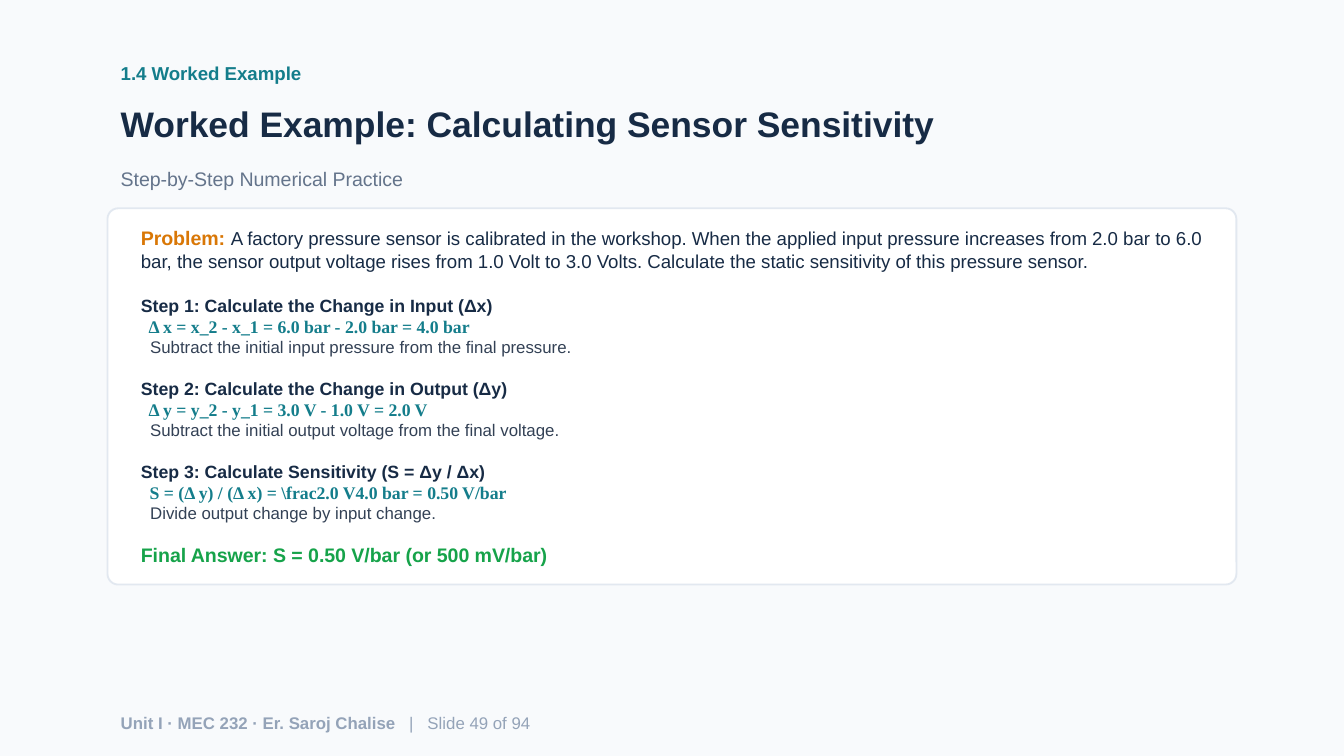
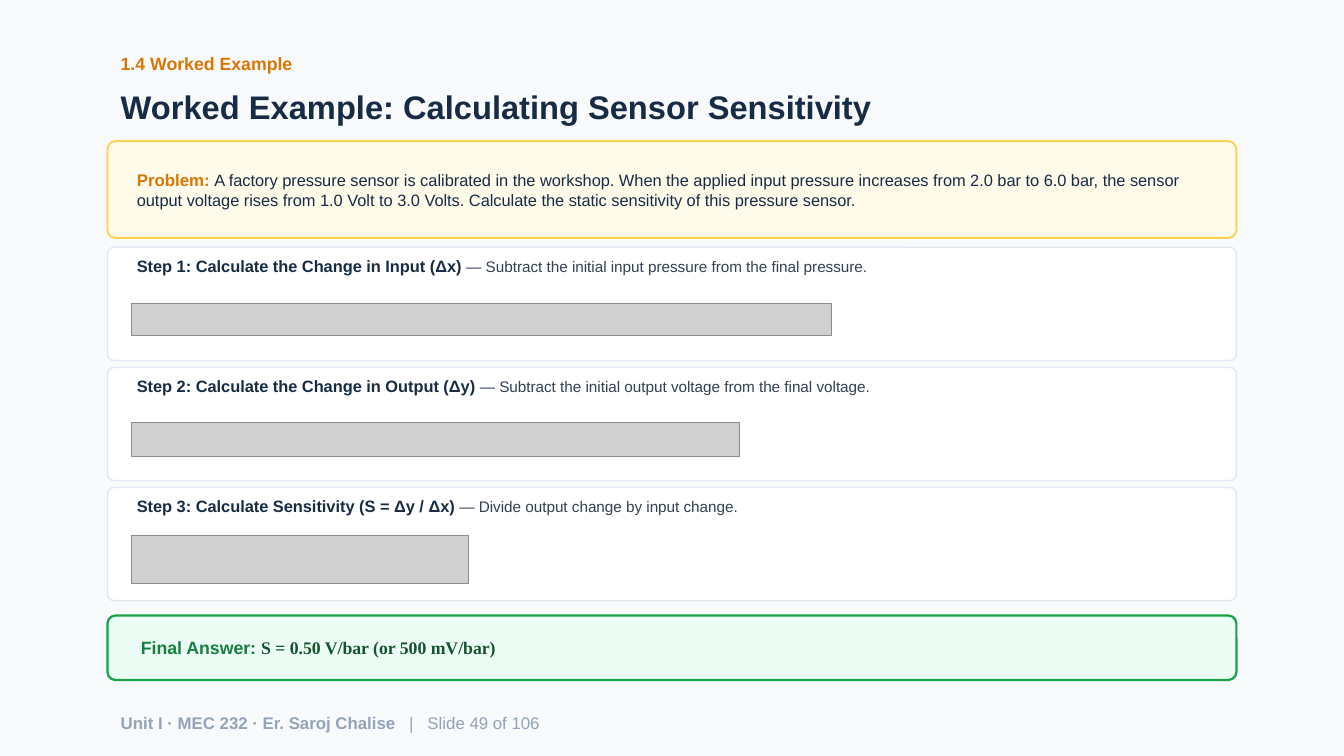
Before and after one commit to chalisesaroj/learnfromsaroj, a slide deck: slide 49 of Unit1_Fundamentals_of_Measurement_Systems.pptx. Drawn at 1344x756 pixels with LibreOffice and Linux fonts; fonts in the diff are those of the drawing; grey boxes stand for pictures. Boxes give left, top, right and bottom in pixels: in the first picture for what was removed or moved away, otherwise in the second. Text is boxed around its words. In the diff, an @@ line names an element or a change of style, - is before the commit and + after.

```diff
--- a/Unit1_Fundamentals_of_Measurement_Systems.pptx
+++ b/Unit1_Fundamentals_of_Measurement_Systems.pptx
@@ text "1.4 Worked Example": place and size @@
-text "1.4 Worked Example" at [121,66,302,84]
+text "1.4 Worked Example" at [121,57,293,74]
@@ text "1.4 Worked Example" at [121,57,293,74]: size 10 to 9.5 pt, text colour #147D8B to #D97706 @@
@@ text "Worked Example: Calculating Sensor Sensitivity": place and size @@
-text "Worked Example: Calculating Sensor Sensitivity" at [121,111,934,145]
+text "Worked Example: Calculating Sensor Sensitivity" at [121,95,871,125]
@@ text "Worked Example: Calculating Sensor Sensitivity" at [121,95,871,125]: size 19 to 17.5 pt @@
@@ rounded rectangle: place and size @@
-rounded rectangle at [121,172,403,190]
+rounded rectangle at [108,141,1236,238]
@@ rounded rectangle at [108,141,1236,238]: fill none to #FFFBEB; outline none to #FCD34D 1 pt @@
@@ text in rounded rectangle at [121,172,403,190]: text removed @@
-Step-by-Step Numerical Practice
@@ text added at [137,173,1179,209], 8.8 pt, text #172B45 @@
+Problem: A factory pressure sensor is calibrated in the workshop. When the applied input pressure increases from 2.0 bar to 6.0 bar, the sensor output voltage rises from 1.0 Volt to 3.0 Volts. Calculate the static sensitivity of this pressure sensor.
@@ text removed at [141,230,1202,566] @@
-Problem: A factory pressure sensor is calibrated in the workshop. When the applied input pressure increases from 2.0 bar to 6.0 bar, the sensor output voltage rises from 1.0 Volt to 3.0 Volts. Calculate the static sensitivity of this pressure sensor.
-Step 1: Calculate the Change in Input (Δx)
-Δ x = x_2 - x_1 = 6.0 bar - 2.0 bar = 4.0 bar
-Subtract the initial input pressure from the final pressure.
-Step 2: Calculate the Change in Output (Δy)
-Δ y = y_2 - y_1 = 3.0 V - 1.0 V = 2.0 V
-Subtract the initial output voltage from the final voltage.
-Step 3: Calculate Sensitivity (S = Δy / Δx)
-S = (Δ y) / (Δ x) = \frac2.0 V4.0 bar = 0.50 V/bar
-Divide output change by input change.
-Final Answer: S = 0.50 V/bar (or 500 mV/bar)
@@ rounded rectangle added at [108,247,1236,360], fill #FFFFFF, outline #E2E8F0 0.8 pt @@
@@ text added at [137,260,867,276], 8.2 pt, text #334155 @@
+Step 1: Calculate the Change in Input (Δx) — Subtract the initial input pressure from the final pressure.
@@ picture added at [132,304,832,336] @@
@@ rounded rectangle: place and size @@
-rounded rectangle at [108,208,1236,585]
+rounded rectangle at [108,367,1236,480]
@@ rounded rectangle at [108,367,1236,480]: outline #E2E8F0 1 pt to #E2E8F0 0.8 pt; proportions changed @@
@@ text added at [137,380,870,396], 8.2 pt, text #334155 @@
+Step 2: Calculate the Change in Output (Δy) — Subtract the initial output voltage from the final voltage.
@@ picture added at [132,422,741,456] @@
@@ rounded rectangle added at [108,488,1236,601], fill #FFFFFF, outline #E2E8F0 0.8 pt @@
@@ text added at [137,500,738,516], 8.8 pt, text #172B45, bold @@
+Step 3: Calculate Sensitivity (S = Δy / Δx) — Divide output change by input change.
@@ picture added at [132,535,469,583] @@
@@ rounded rectangle added at [108,616,1236,680], fill #ECFDF5, outline #16A34A 1.2 pt @@
@@ text added at [141,641,496,658], 9.5 pt, text #14532D, bold @@
+Final Answer: S = 0.50 V/bar (or 500 mV/bar)
@@ text at [121,717,540,733]: text changed @@
-Unit I · MEC 232 · Er. Saroj Chalise | Slide 49 of 94
+Unit I · MEC 232 · Er. Saroj Chalise | Slide 49 of 106
```
Also in this commit, not shown: 92 other slides changed, 13 slides added, 1 slide removed, 41 other files.
